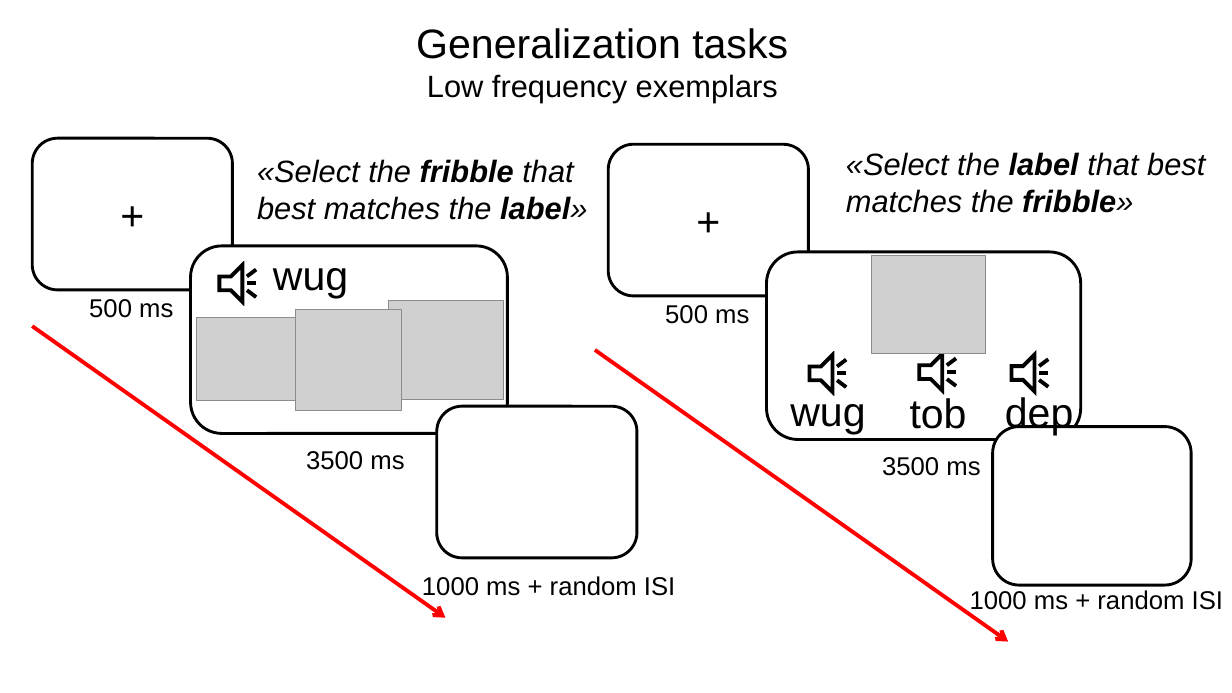
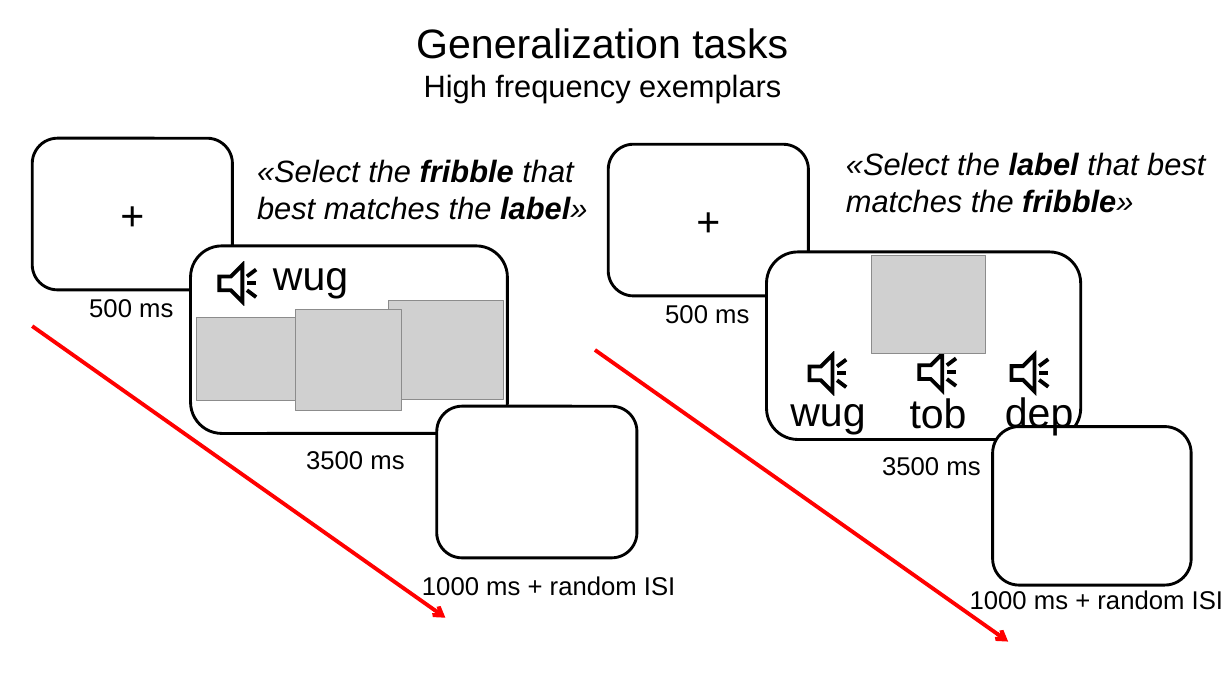
Before and after one commit to n400peanuts/leverhulmeNDL, a slide deck: slide 3 of exp1/script/testing/timelineTesting.pptx. Drawn at 1232x693 pixels with LibreOffice and Linux fonts; fonts in the diff are those of the drawing; grey boxes stand for pictures. Boxes give left, top, right and bottom in pixels: in the first picture for what was removed or moved away, otherwise in the second. Text is boxed around its words. In the diff, an @@ line names an element or a change of style, - is before the commit and + after.

```diff
--- a/exp1/script/testing/timelineTesting.pptx
+++ b/exp1/script/testing/timelineTesting.pptx
@@ text at <box>424,74,781,103</box>: text changed @@
-Low frequency exemplars
+High frequency exemplars
```
Also in this commit, not shown: 1 other slide changed, 3 other files.
